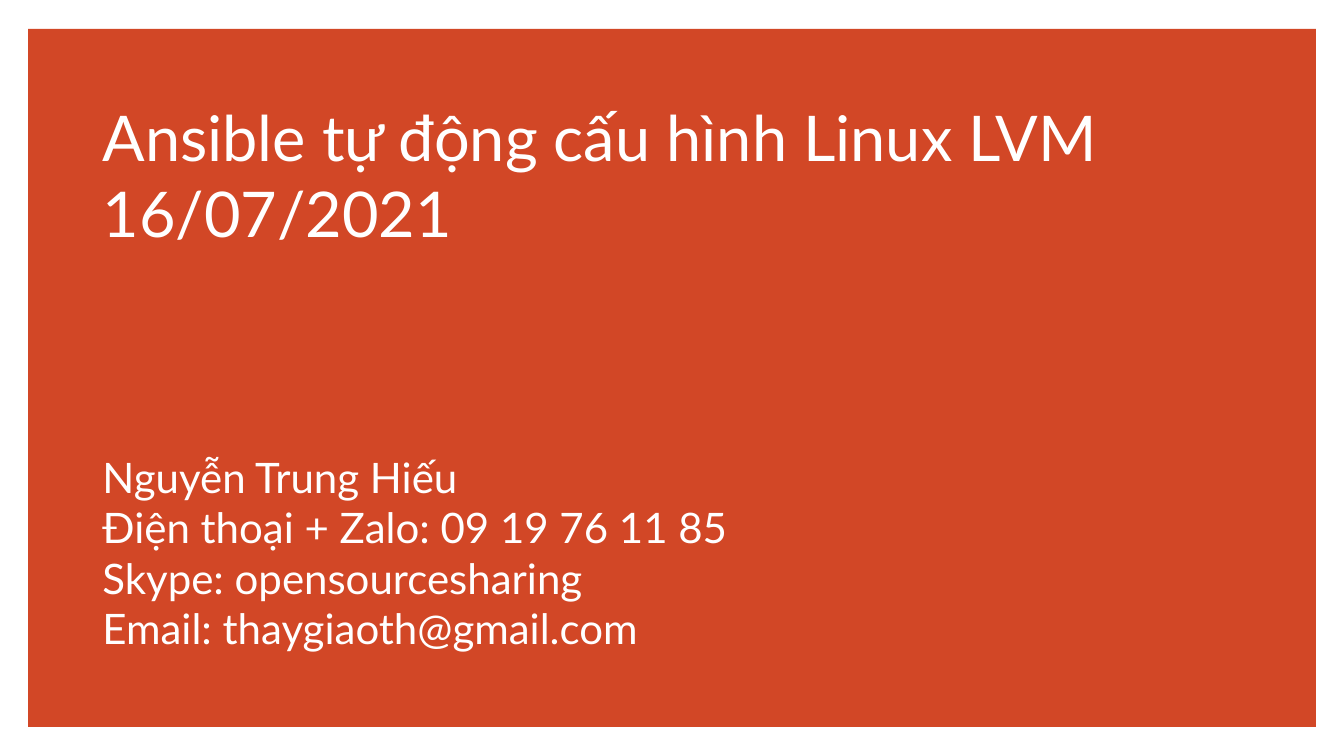
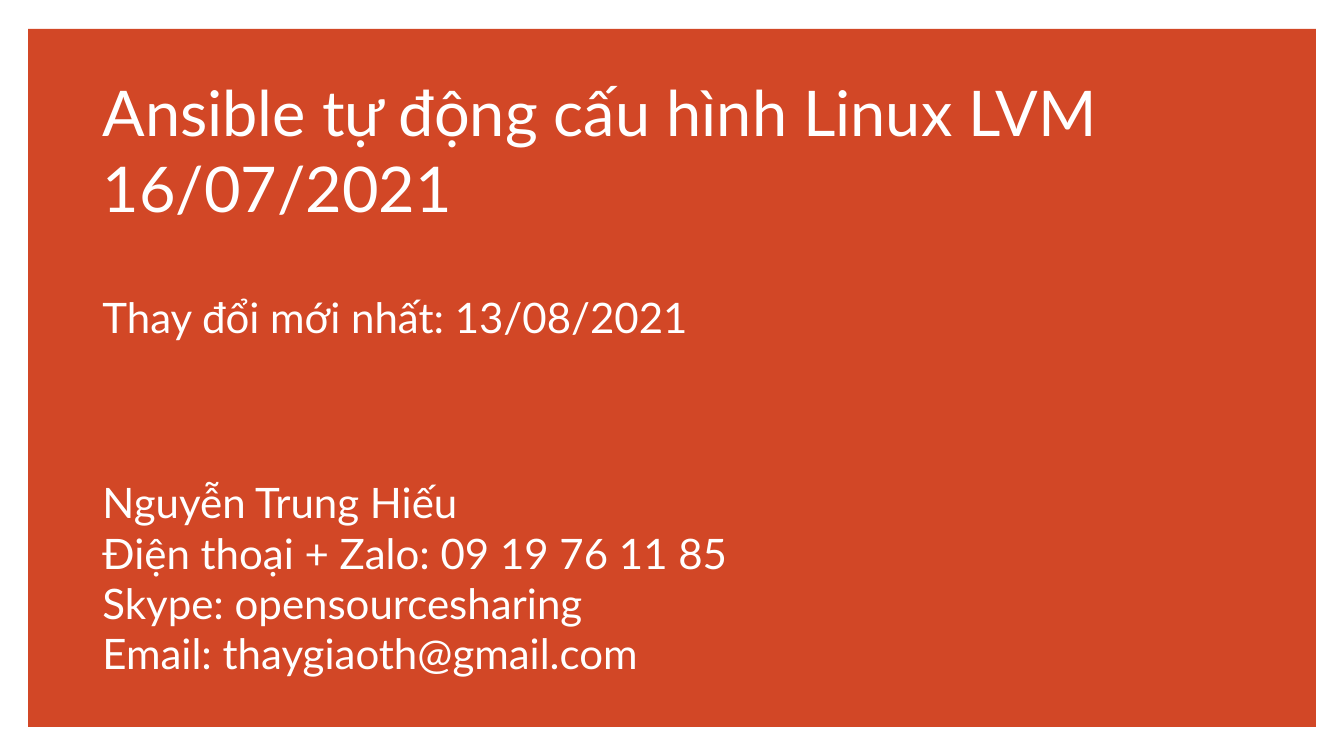
Before and after one commit to itviet2021/ansible-lvm-slide, a slide deck: slide 1 of Ansible_LVM.pptx. Drawn at 1344x756 pixels with LibreOffice and Linux fonts; fonts in the diff are those of the drawing. Boxes give left, top, right and bottom in pixels: in the first picture for what was removed or moved away, otherwise in the second. Text is boxed around its words. In the diff, an @@ line names an element or a change of style, - is before the commit and + after.

Commit message:
Thêm SUSE 15 cho thay dổi PE size

```diff
--- a/Ansible_LVM.pptx
+++ b/Ansible_LVM.pptx
@@ title at <box>102,86,1097,677</box>: text changed @@
-Ansible tự động cấu hình Linux LVM
-16/07/2021
-Nguyễn Trung Hiếu
-Điện thoại + Zalo: 09 19 76 11 85
-Skype: opensourcesharing
-Email: thaygiaoth@gmail.com
+Ansible tự động cấu hình Linux LVM
+16/07/2021
+Thay đổi mới nhất: 13/08/2021
+Nguyễn Trung Hiếu
+Điện thoại + Zalo: 09 19 76 11 85
+Skype: opensourcesharing
+Email: thaygiaoth@gmail.com
```
Also in this commit, not shown: 1 other slide changed, 1 slide added, 2 other files.
